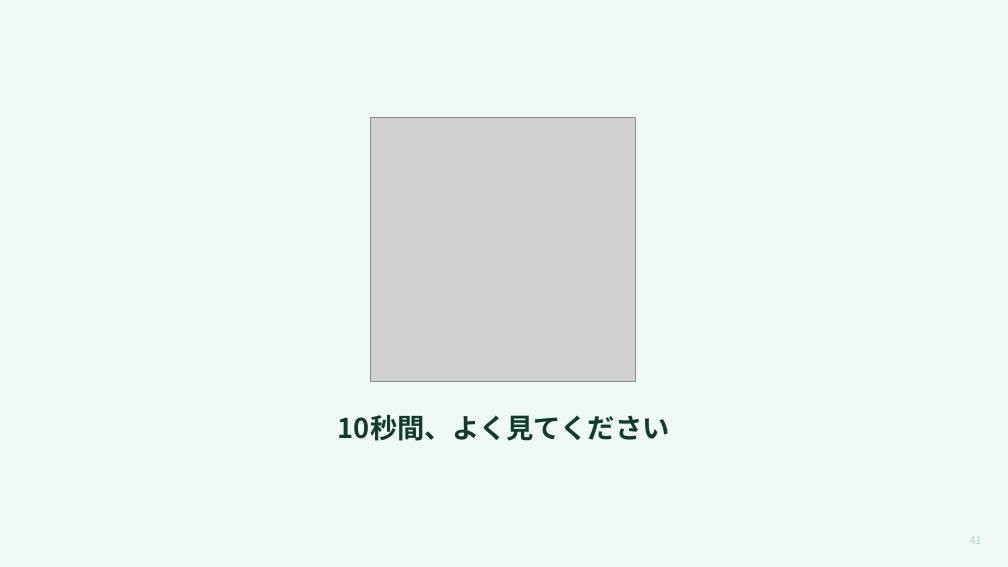
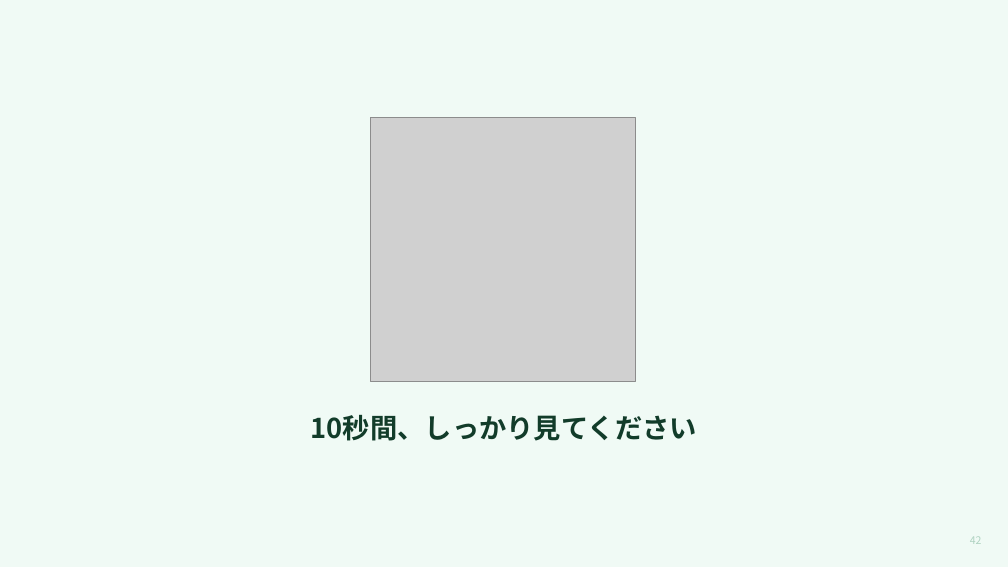
Before and after one commit to mananyon/manayonekura, a slide deck: slide 42 of docs/slides/20261016APNET/APNET本番版.pptx (slide 41 before the commit). Drawn at 1008x567 pixels with LibreOffice and Linux fonts; fonts in the diff are those of the drawing; grey boxes stand for pictures. Boxes give left, top, right and bottom in pixels: in the first picture for what was removed or moved away, otherwise in the second. Text is boxed around its words. In the diff, an @@ line names an element or a change of style, - is before the commit and + after.

```diff
--- a/docs/slides/20261016APNET/APNET本番版.pptx
+++ b/docs/slides/20261016APNET/APNET本番版.pptx
@@ text at bbox=[311, 415, 697, 441]: text changed @@
-10秒間、よく見てください
+10秒間、しっかり見てください
```
Also in this commit, not shown: 49 other slides changed, 2 slides added, 2 other files.
